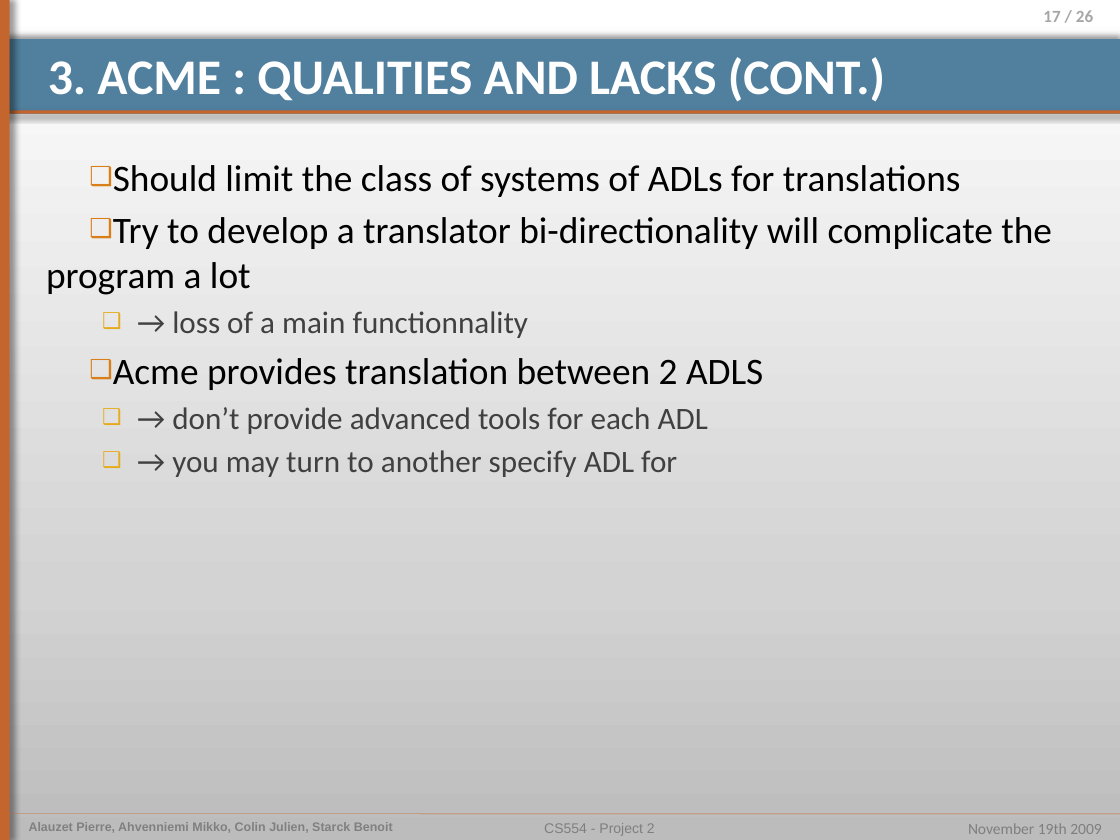
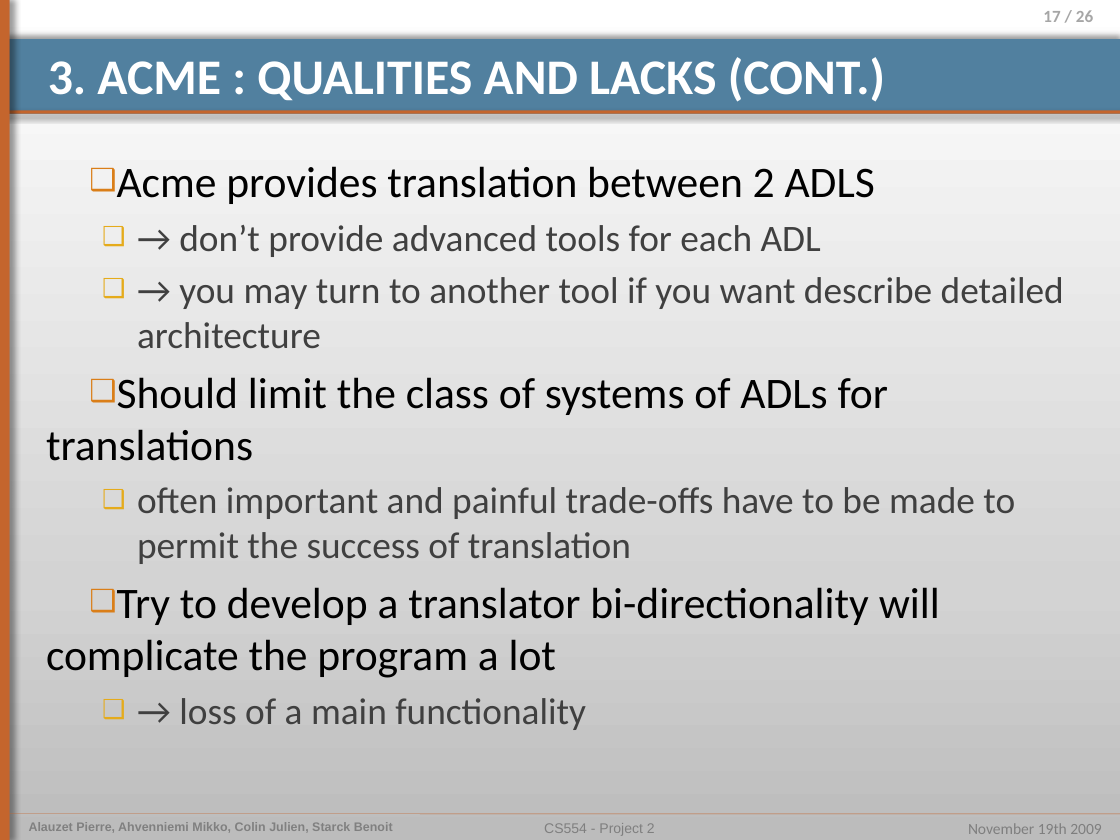
Before and after one commit to pierrealauzet/euroteam, a slide deck: slide 17 of Project 2/Part2/CS554_EuroTeam_Project2_OP5 - Ben.pptx. Drawn at 1120x840 pixels with LibreOffice and Linux fonts; fonts in the diff are those of the drawing. Boxes give left, top, right and bottom in pixels: in the first picture for what was removed or moved away, otherwise in the second. Text is boxed around its words. In the diff, an @@ line names an element or a change of style, - is before the commit and + after.

```diff
--- a/Project 2/Part2/CS554_EuroTeam_Project2_OP5 - Ben.pptx
+++ b/Project 2/Part2/CS554_EuroTeam_Project2_OP5 - Ben.pptx
@@ text at <box>46,165,1052,338</box>: paragraphs removed @@
-❑ Should limit the class of systems of ADLs for translations
-❑ Try to develop a translator bi-directionality will complicate the program a lot
-  ❑ → loss of a main functionnality
@@ text at <box>117,166,875,257</box>: size 24 to 28 pt in "Acme provides translation between 2 ADLS"; size 20 to 24 pt in "→ don’t provide advanced tools for each ..." @@
@@ text at <box>46,277,1064,730</box>: text changed; size 20 to 24 pt @@
-  ❑ → you may turn to another specify ADL for
+  ❑ → you may turn to another tool if you want describe detailed architecture
+❑ Should limit the class of systems of ADLs for translations
+  ❑ often important and painful trade-offs have to be made to permit the success of translation
+❑ Try to develop a translator bi-directionality will complicate the program a lot
+  ❑ → loss of a main functionality
```
Also in this commit, not shown: 2 other slides changed, 2 other files.
